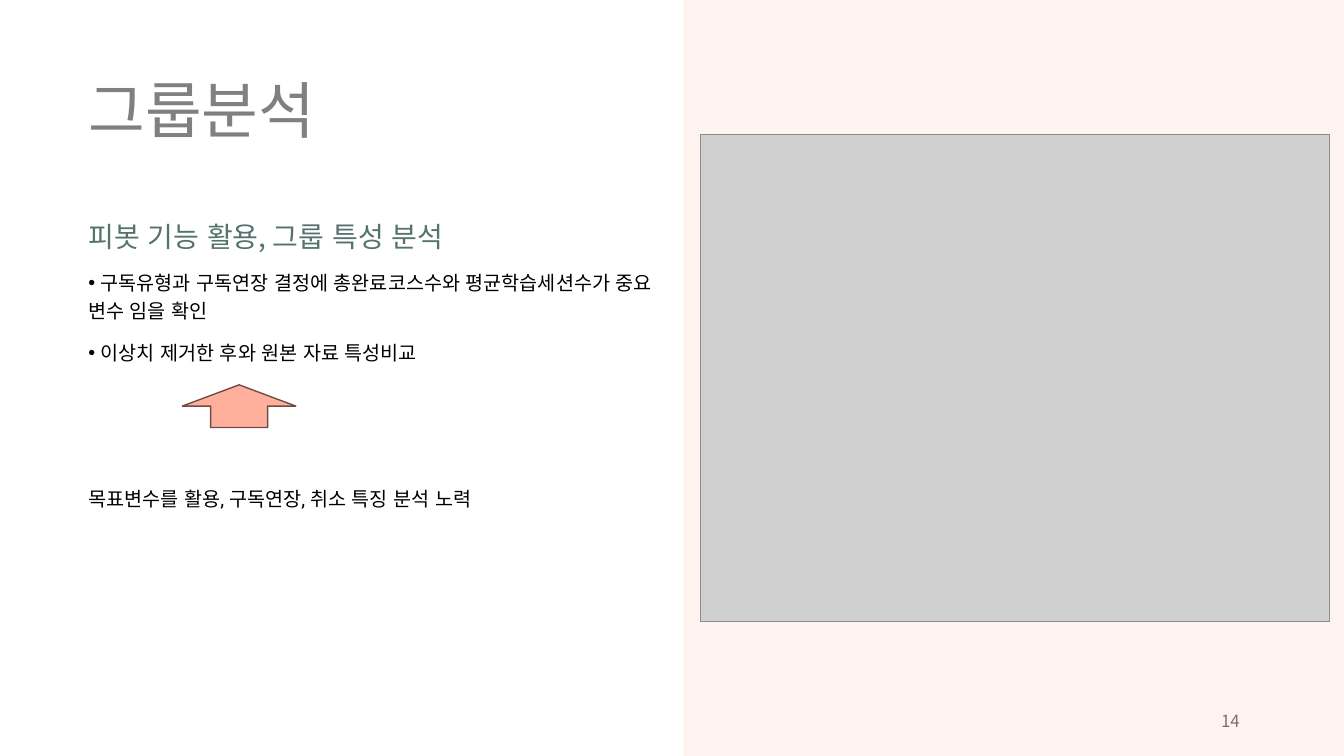
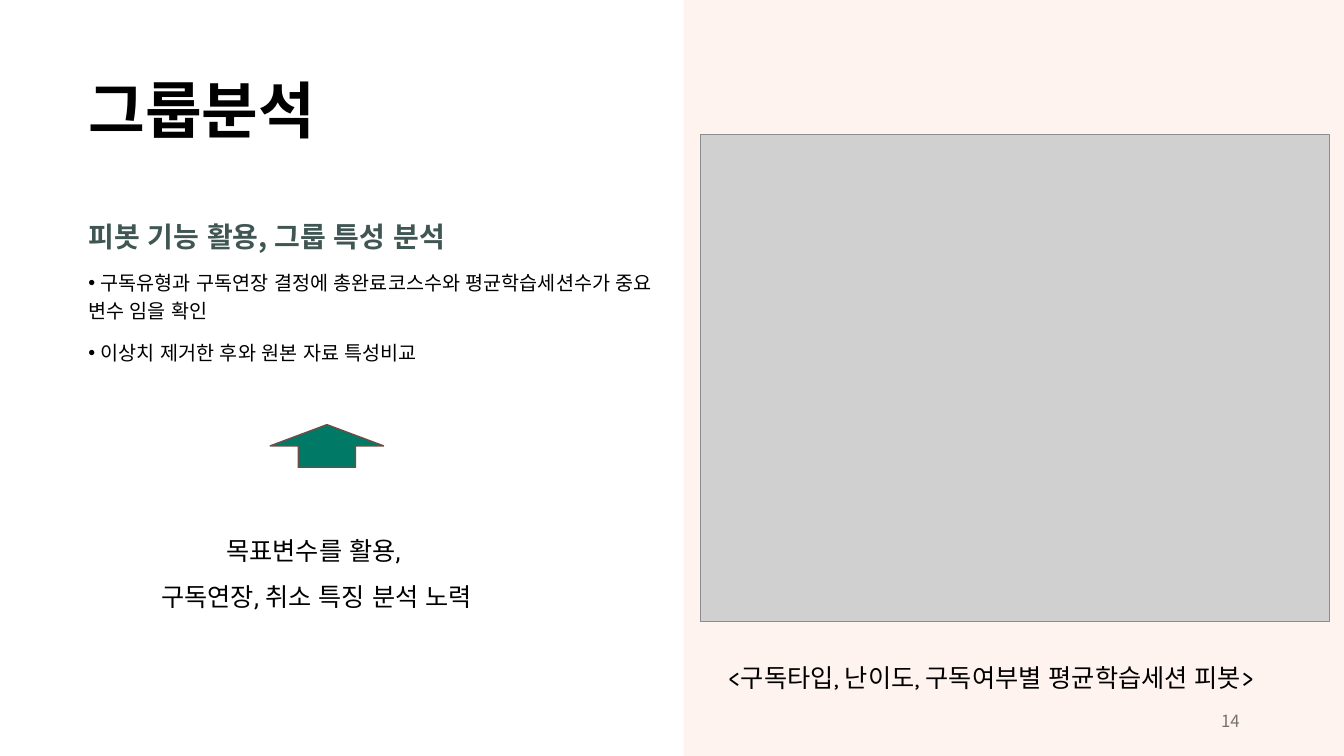
Before and after one commit to aiexplorer515/wassup_white, a slide deck: slide 14 of Project/DA_미니프로젝트.pptx. Drawn at 1344x756 pixels with LibreOffice and Linux fonts; fonts in the diff are those of the drawing; grey boxes stand for pictures. Boxes give left, top, right and bottom in pixels: in the first picture for what was removed or moved away, otherwise in the second. Text is boxed around its words. In the diff, an @@ line names an element or a change of style, - is before the commit and + after.

```diff
--- a/Project/DA_미니프로젝트.pptx
+++ b/Project/DA_미니프로젝트.pptx
@@ title "그룹분석" at [88,81,315,139]: text colour #808080 to #000000, bold on @@
@@ text "피봇 기능 활용, 그룹 특성 ..." at [88,223,445,253]: text colour #55736D to #405652, bold on @@
@@ down arrow: place and size @@
-down arrow at [182,385,296,427]
+down arrow at [270,424,384,467]
@@ down arrow at [270,424,384,467]: fill #FFB09D to #007966 @@
@@ text at [161,539,472,610]: text changed; size 14 to 18 pt @@
-목표변수를 활용, 구독연장, 취소 특징 분석 노력
+목표변수를 활용,
+구독연장, 취소 특징 분석 노력
@@ text added at [728,666,1255,690], 18 pt, text #000000 @@
+<구독타입, 난이도, 구독여부별 평균학습세션 피봇>
```
Also in this commit, not shown: 21 other slides changed.
